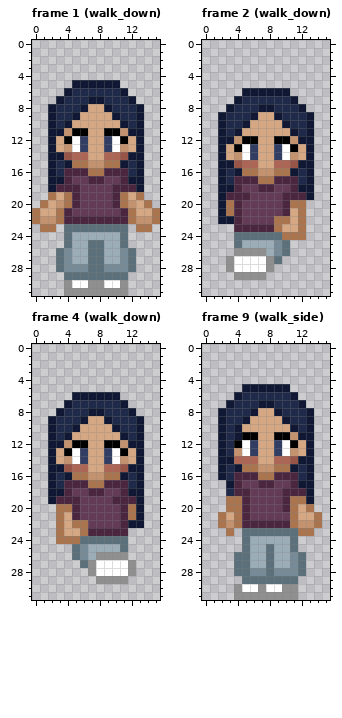
A pixel-art file gets an edit: art/player_demo.aseprite. That is the earlier state.
16x32 pixels, 24 frames. Shown: frame 1 (walk_down), frame 2 (walk_down), frame 4 (walk_down), frame 9 (walk_side). The commit also changed other frames, which this record leaves out.
New version:
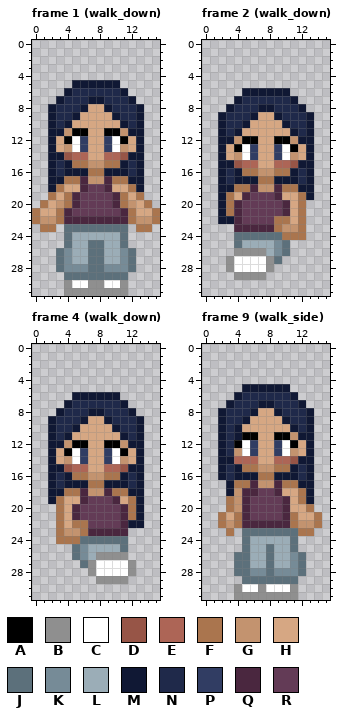
Palette (. is transparent): A #000000  B #8f8f8f  C #ffffff  D #975547  E #ad6556  F #aa754e  G #c3936f  H #d6a783  J #5c707b  K #768b97  L #9badb7  M #101834  N #1f294a  P #313d63  Q #4a273f  R #633b56
Edits made:
Frame 1 (walk_down), layer "body":
y 16: x 4..6 QQQ -> MMM; x 9..11 QQQ -> MMM
y 17: x 4..11 QRRQQRRQ -> FFQGGQFF
y 18: x 3..6 QQQR -> FHHQ; x 9..12 RQQQ -> QHHF
Frame 2 (walk_down), layer "body":
y 17: x 4..6 QQQ -> MMM; x 9..11 QQQ -> MMM
y 18: x 4..11 QRRQQRRQ -> FFQGGQFF
y 19: x 3..4 QQ -> FH; x 9..12 RQQQ -> QHHF
y 20: x 11 F -> H
y 23: x 10..11 HH -> GG
Frame 4 (walk_down), layer "body":
y 17: x 4..6 QQQ -> MMM; x 9..11 QQQ -> MMM
y 18: x 4..11 QRRQQRRQ -> FFQGGQFF
y 19: x 3..6 QQQR -> FHHQ; x 11..12 QQ -> HF
y 20: x 4 F -> H
y 23: x 4..5 HH -> GG
Frame 9 (walk_side), layer "body":
y 16: x 4..6 QQQ -> MMM; x 9..11 QQQ -> MMM
y 17: x 4..11 QRRQQRRQ -> FFQGGQFF
y 18: x 3..4 NQ -> MG; x 6 R -> Q; x 9..12 RQQQ -> QHHF
y 19..20: x 4 F -> G; x 11 F -> H
y 21: x 10 R -> Q
y 30: x 10 B -> C
Pixel boxes of the changes (left, top, right, bottom) in both pictures:
changed: (56, 168, 136, 192)
changed: (226, 176, 306, 232)
changed: (56, 480, 136, 536)
changed: (226, 472, 306, 520)
changed: (282, 584, 290, 592)
